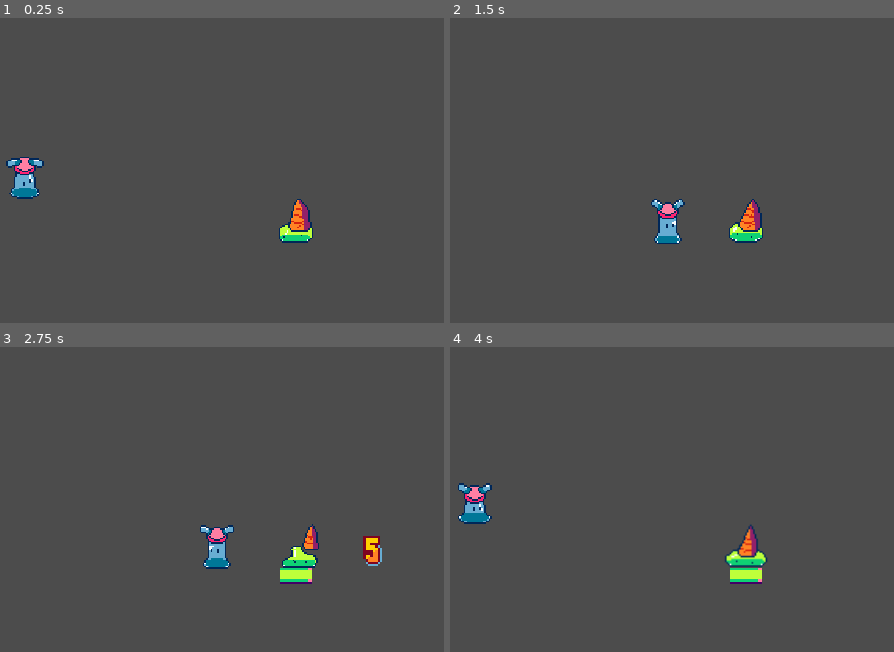
Above: before the commit, frames 1-4 (two rows, left to right).
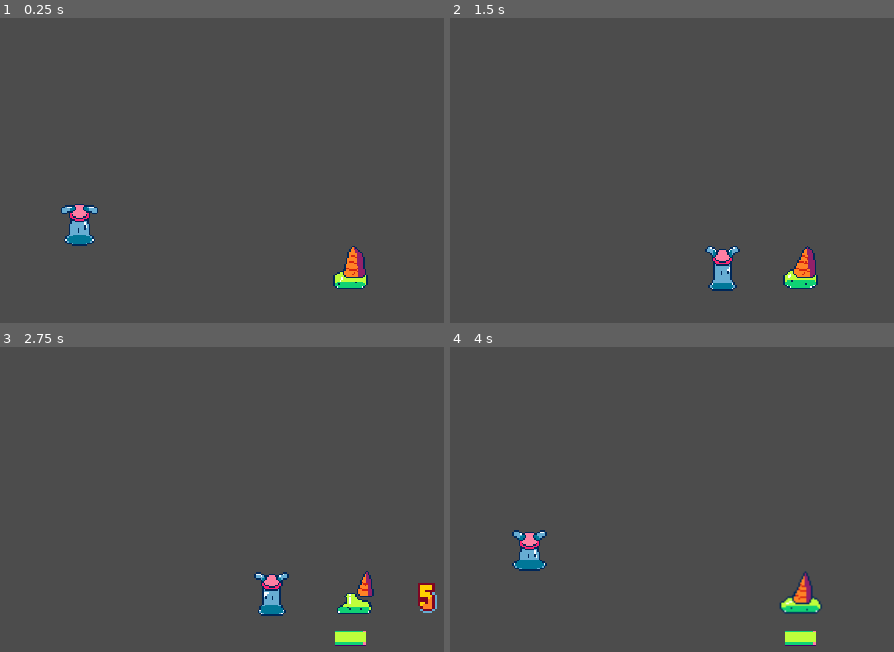
Above: after the commit, the same moments.

Repository: etherware-novice/slime-godot-game
Game: Godot game, scene res://Main.tscn
The game is run twice, just before and just after one commit, with the same random seed, the same clock (stepped at 60 frames per second) and the same inputs.
Inputs:
- Up to frame 1 (0.25 s): no input
- Up to frame 2 (1.5 s): hold Right (ui_right) 0.53-1.28 s
- Up to frame 3 (2.75 s): hold Right (ui_right) from 2.03 s (still down)
- Up to frame 4 (4 s): release Right (ui_right) at 3.53 s

The runs differ from the first frame. In frame 1, 3.0% of the frame differs, in the area x 1-83%, y 45-89%; in frame 2, 2.9%; in frame 3, 4.1%, in the area x 45-99%, y 58-99%; in frame 4, 3.6%.

Commit message:
fixed font playback issues and sprite blurriness

Diff:
--- a/HUD.gd
+++ b/HUD.gd
@@ -34,7 +34,7 @@
 	var newbar = $e_hpbar.duplicate(0)
 	newbar.visible = true
 	newbar.frame = int(sections)
-	newbar.position = pos + Vector2(0, 30)
+	newbar.position = pos + Vector2(0, 50)
 	newbar.show()
 	add_child(newbar)
 	$despawn.start()
--- a/HUD.tscn
+++ b/HUD.tscn
@@ -98,6 +98,14 @@
 shader_param/cutoff = 0.0
 shader_param/smooth_size = 0.421
 shader_param/mask = ExtResource( 4 )
+
+[sub_resource type="DynamicFontData" id=26]
+font_path = "res://fonts/OpenSans-Bold.ttf"
+
+[sub_resource type="DynamicFont" id=27]
+size = 155
+use_filter = true
+font_data = SubResource( 26 )
 
 [sub_resource type="Animation" id=24]
 length = 0.001
@@ -124,6 +132,18 @@
 "transitions": PoolRealArray( 1 ),
 "update": 0,
 "values": [ Vector2( 87, -150 ) ]
+}
+tracks/2/type = "value"
+tracks/2/path = NodePath("../gameover:visible")
+tracks/2/interp = 1
+tracks/2/loop_wrap = true
+tracks/2/imported = false
+tracks/2/enabled = true
+tracks/2/keys = {
+"times": PoolRealArray( 0 ),
+"transitions": PoolRealArray( 1 ),
+"update": 0,
+"values": [ false ]
 }
 
 [sub_resource type="Animation" id=25]
@@ -148,10 +168,22 @@
 tracks/1/imported = false
 tracks/1/enabled = true
 tracks/1/keys = {
-"times": PoolRealArray( 5, 8 ),
+"times": PoolRealArray( 2.9, 6.2 ),
 "transitions": PoolRealArray( 0.15932, 1 ),
 "update": 0,
-"values": [ Vector2( 87, -150 ), Vector2( 104, 221 ) ]
+"values": [ Vector2( 87, -300 ), Vector2( 87, 221 ) ]
+}
+tracks/2/type = "value"
+tracks/2/path = NodePath("../gameover:visible")
+tracks/2/interp = 1
+tracks/2/loop_wrap = true
+tracks/2/imported = false
+tracks/2/enabled = true
+tracks/2/keys = {
+"times": PoolRealArray( 0, 2.9 ),
+"transitions": PoolRealArray( 1, 1 ),
+"update": 1,
+"values": [ false, true ]
 }
 
 [node name="HUD" type="CanvasLayer"]
@@ -174,13 +206,13 @@
 anchor_bottom = 1.0
 color = Color( 0, 0, 0, 1 )
 
-[node name="gameover" type="Label" parent="."]
+[node name="gameover" type="RichTextLabel" parent="."]
+visible = false
 margin_left = 87.0
 margin_top = -150.0
-margin_right = 163.0
-margin_bottom = -136.0
-rect_scale = Vector2( 10, 10 )
-custom_colors/font_outline_modulate = Color( 0.65098, 0, 0, 1 )
+margin_right = 1041.0
+margin_bottom = 66.0
+custom_fonts/normal_font = SubResource( 27 )
 text = "GAME OVER"
 
 [node name="AnimationPlayer" type="AnimationPlayer" parent="."]
--- a/Main.tscn
+++ b/Main.tscn
@@ -17,7 +17,7 @@
 
 [node name="BattleCam" type="Camera2D" parent="."]
 unique_name_in_owner = true
-position = Vector2( 389, 205 )
+position = Vector2( 319, 145 )
 script = ExtResource( 5 )
 
 [node name="shake" type="Timer" parent="BattleCam"]
Not shown: 1 places in HUD.tscn that only renumber resources
Binary file added: fonts/OpenSans-Bold.ttf
